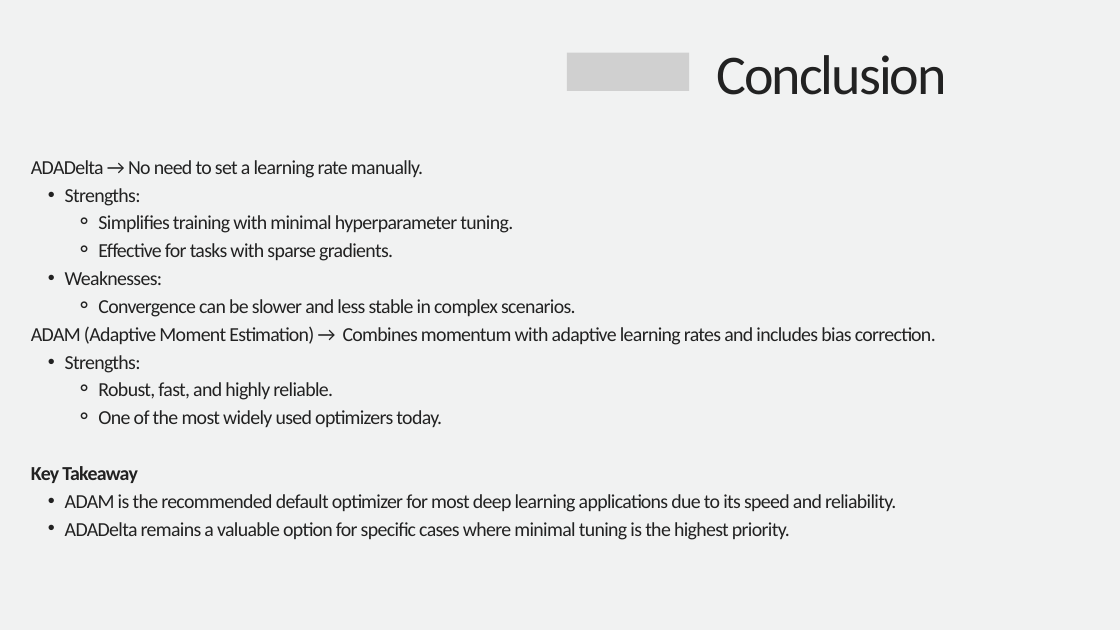
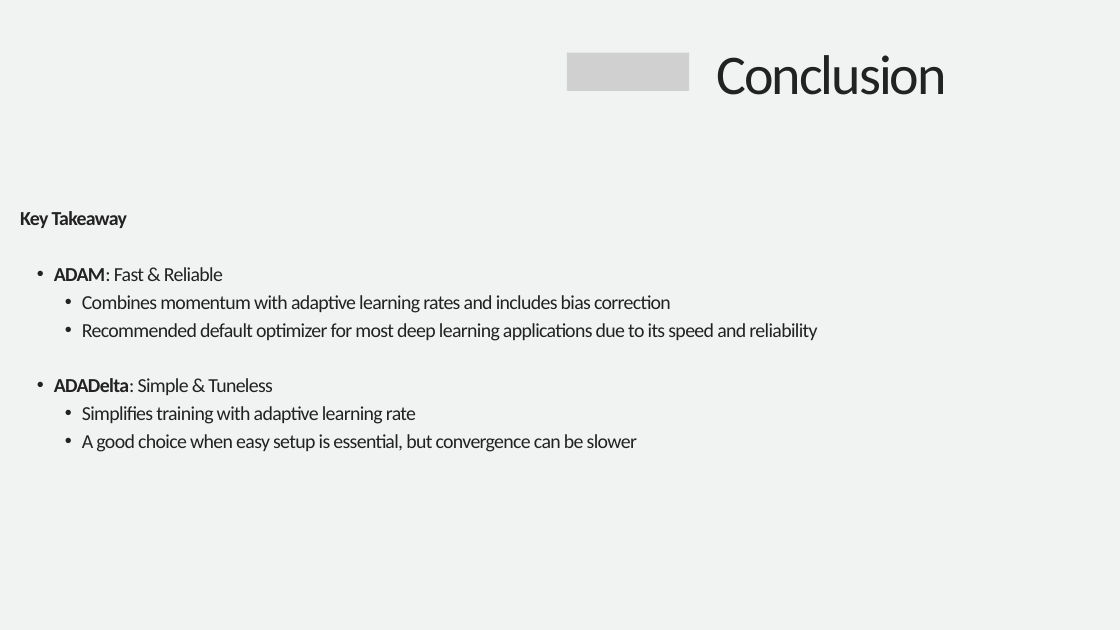
Before and after one commit to hu1909/AdaDelta_and_ADAM, a slide deck: slide 12 of AdaDelta & Adam Algorithm.pptx. Drawn at 1120x630 pixels with LibreOffice and Linux fonts; fonts in the diff are those of the drawing; grey boxes stand for pictures. Boxes give left, top, right and bottom in pixels: in the first picture for what was removed or moved away, otherwise in the second. Text is boxed around its words. In the diff, an @@ line names an element or a change of style, - is before the commit and + after.

```diff
--- a/AdaDelta & Adam Algorithm.pptx
+++ b/AdaDelta & Adam Algorithm.pptx
@@ text "Key Takeaway": place and size @@
-text "Key Takeaway" at bbox=[31, 160, 936, 540]
+text "Key Takeaway" at bbox=[20, 211, 817, 452]
@@ text at bbox=[31, 160, 936, 427]: paragraphs removed @@
-ADADelta → No need to set a learning rate manually.
-  • Strengths:
-    ⚬ Simplifies training with minimal hyperparameter tuning.
-    ⚬ Effective for tasks with sparse gradients.
-  • Weaknesses:
-    ⚬ Convergence can be slower and less stable in complex scenarios.
-ADAM (Adaptive Moment Estimation) → Combines momentum with adaptive learning rates and includes bias correction.
-  • Strengths:
-    ⚬ Robust, fast, and highly reliable.
-    ⚬ One of the most widely used optimizers today.
@@ text at bbox=[54, 267, 817, 452]: text changed @@
-  • ADAM is the recommended default optimizer for most deep learning applications due to its speed and reliability.
-  • ADADelta remains a valuable option for specific cases where minimal tuning is the highest priority.
+  • ADAM: Fast & Reliable
+    • Combines momentum with adaptive learning rates and includes bias correction
+    • Recommended default optimizer for most deep learning applications due to its speed and reliability
+  • ADADelta: Simple & Tuneless
+    • Simplifies training with adaptive learning rate
+    • A good choice when easy setup is essential, but convergence can be slower
```
Also in this commit, not shown: 6 other slides changed, 2 other files.
